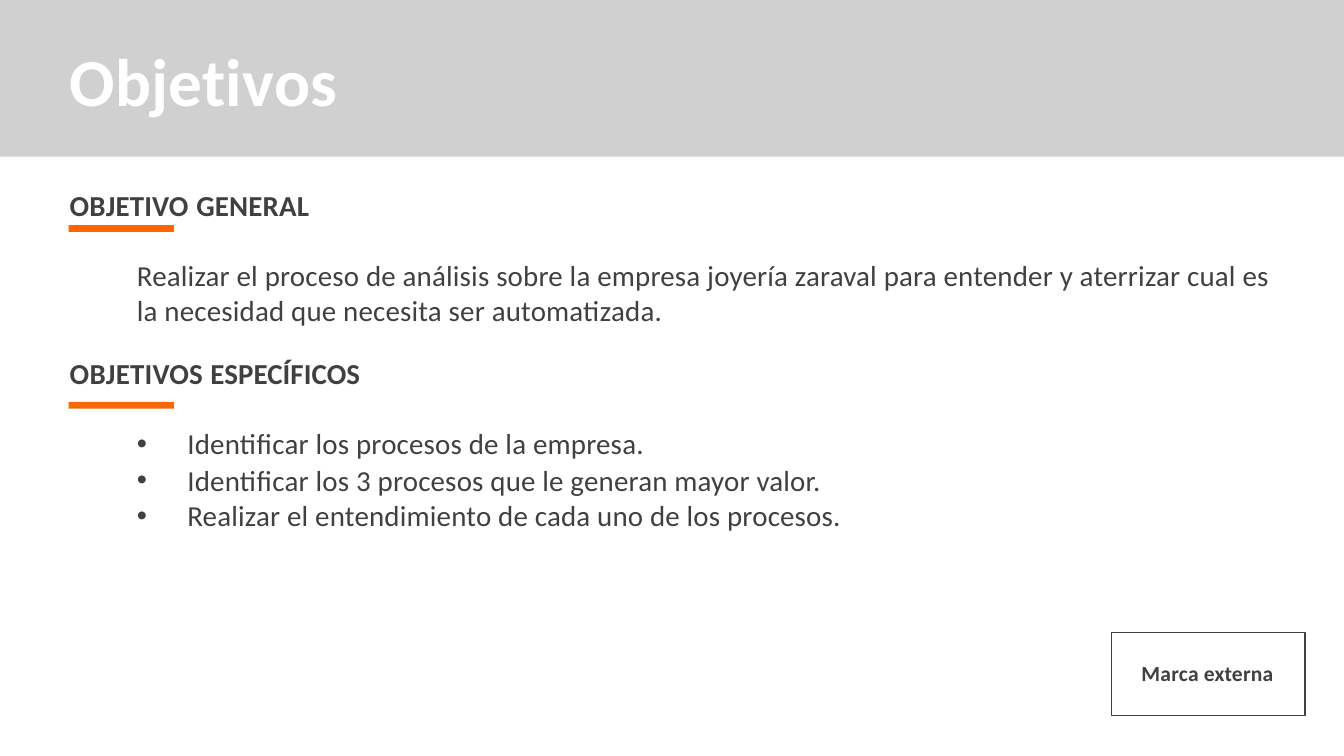
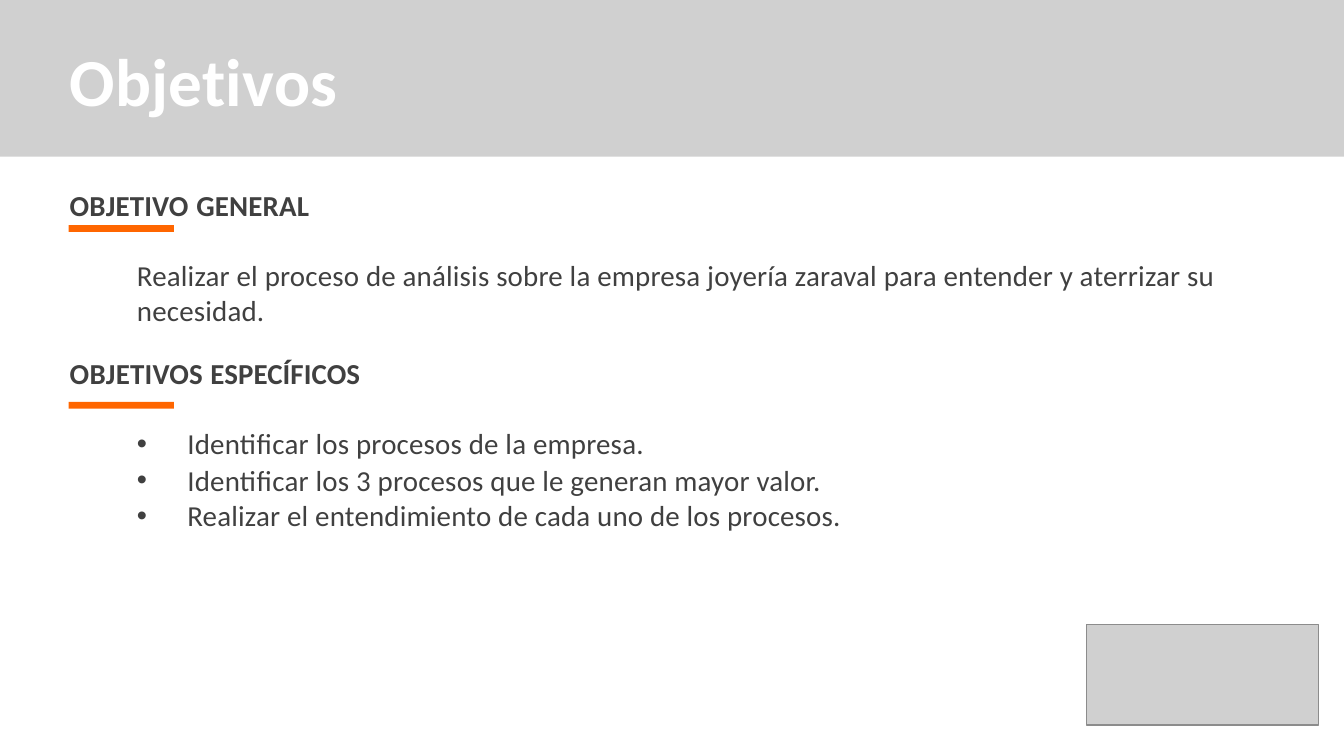
Before and after one commit to tataAntolinez/JOYASPRECIOSAS3D, a slide deck: slide 5 of app/app_documentacion/1er_trim/1_1_1_presentacion_proyecto-convertido (1).pptx (slide 7 before the commit). Drawn at 1344x756 pixels with LibreOffice and Linux fonts; fonts in the diff are those of the drawing; grey boxes stand for pictures. Boxes give left, top, right and bottom in pixels: in the first picture for what was removed or moved away, otherwise in the second. Text is boxed around its words. In the diff, an @@ line names an element or a change of style, - is before the commit and + after.

```diff
--- a/app/app_documentacion/1er_trim/1_1_1_presentacion_proyecto-convertido (1).pptx
+++ b/app/app_documentacion/1er_trim/1_1_1_presentacion_proyecto-convertido (1).pptx
@@ text at (x1=137, y1=266, x2=1214, y2=321): text changed @@
-Realizar el proceso de análisis sobre la empresa joyería zaraval para entender y aterrizar cual es la necesidad que necesita ser automatizada.
+Realizar el proceso de análisis sobre la empresa joyería zaraval para entender y aterrizar su necesidad.
@@ picture added at (x1=1086, y1=625, x2=1318, y2=726) @@
@@ rectangle removed at (x1=1111, y1=633, x2=1305, y2=716) @@
-Marca externa
```
Also in this commit, not shown: 7 other slides changed, 9 slides added, 10 slides removed, 10 other files.
